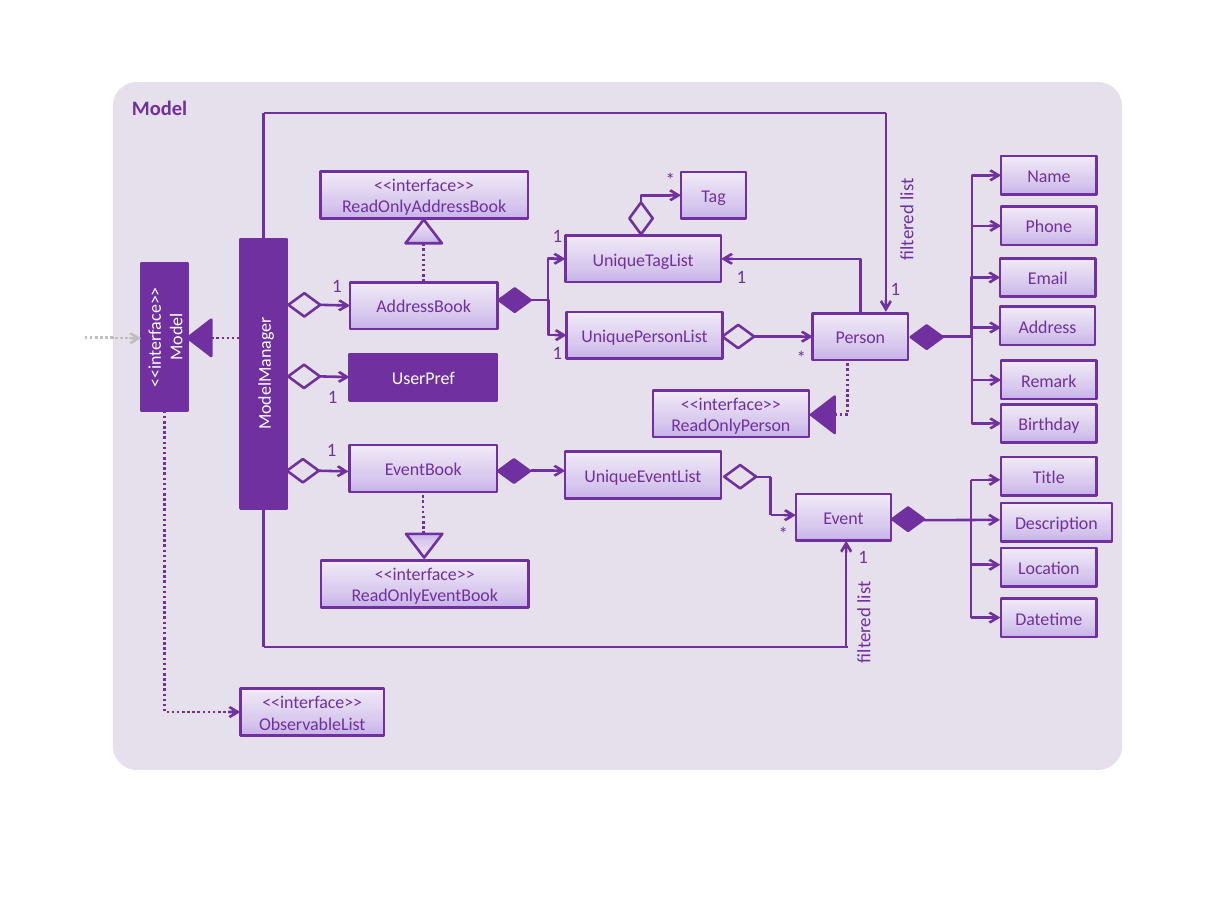
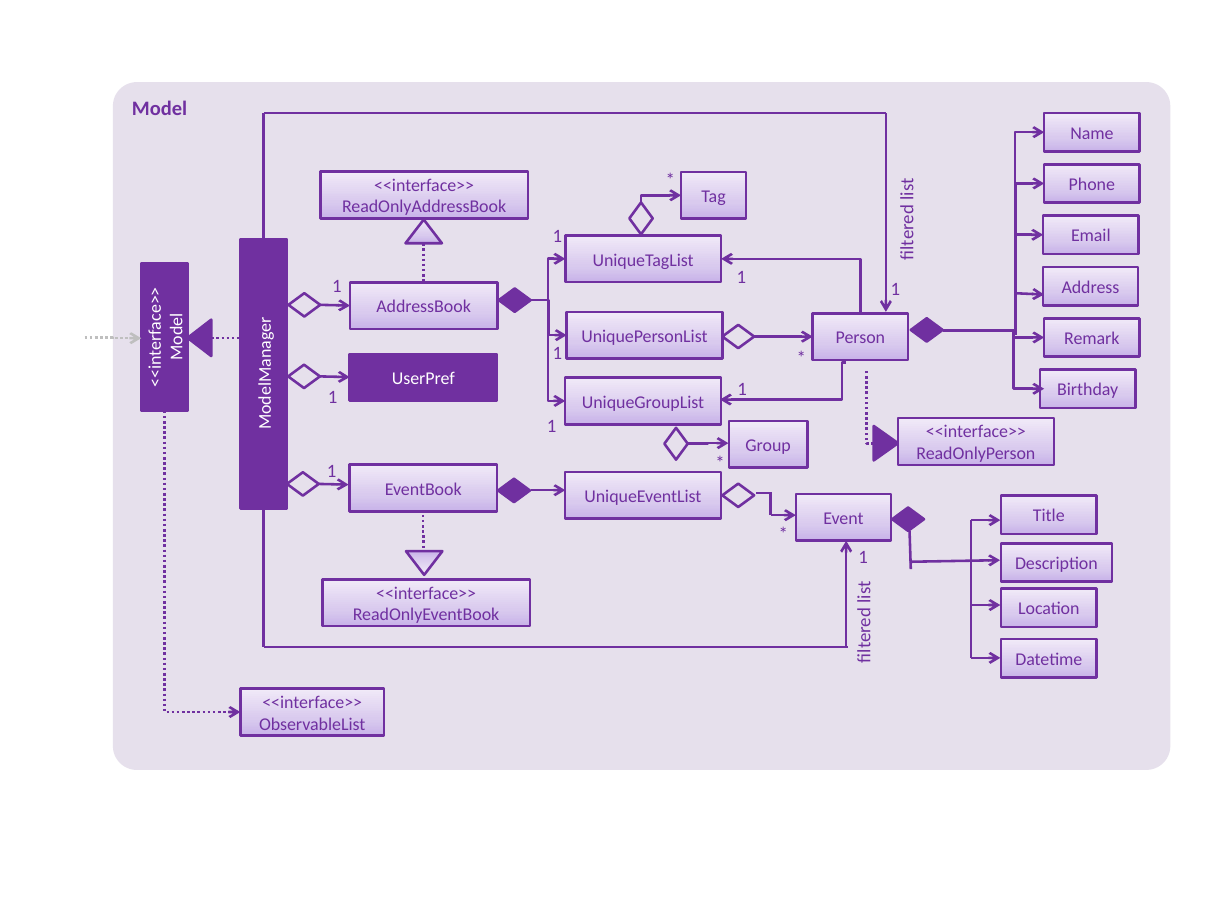
Before and after one commit to tingtx/addressbook-level4, a slide deck: slide 1 of docs/diagrams/ModelComponentClassDiagramV1-4.pptx. Drawn at 1232x924 pixels with LibreOffice and Linux fonts; fonts in the diff are those of the drawing. Boxes give left, top, right and bottom in pixels: in the first picture for what was removed or moved away, otherwise in the second. Text is boxed around its words. In the diff, an @@ line names an element or a change of style, - is before the commit and + after.

```diff
--- a/docs/diagrams/ModelComponentClassDiagramV1-4.pptx
+++ b/docs/diagrams/ModelComponentClassDiagramV1-4.pptx
@@ rounded rectangle "Model": place and size @@
-rounded rectangle "Model" at (113, 83, 1122, 770)
+rounded rectangle "Model" at (113, 83, 1170, 770)
@@ elbow arrow moved from (942, 338) - (1002, 175) to (986, 330) - (1045, 132) @@
@@ elbow arrow moved from (942, 338) - (1002, 225) to (1015, 335) - (1045, 184) @@
@@ elbow arrow moved from (941, 336) - (1000, 277) to (942, 331) - (1044, 235) @@
@@ 4 rectangles: place and size @@
-4 rectangles at (1000, 156, 1096, 399)
+4 rectangles at (1044, 113, 1140, 356)
@@ rectangle "Address": place and size @@
-rectangle "Address" at (1000, 307, 1095, 345)
+rectangle "Address" at (1042, 267, 1137, 306)
@@ arrow moved from (972, 328) - (1002, 328) to (1015, 293) - (1044, 294) @@
@@ elbow arrow added from (531, 301) to (565, 400), #7030A0 1.5 pt @@
@@ diamond: place and size @@
-diamond at (910, 325, 942, 349)
+diamond at (910, 318, 942, 341)
@@ elbow arrow moved from (942, 338) - (1002, 379) to (942, 330) - (1045, 338) @@
@@ elbow arrow moved from (942, 338) - (1002, 424) to (942, 330) - (1045, 389) @@
@@ rectangle added at (565, 378, 722, 425), fill gradient #C9B5E8 to #D8CBEE to #F0EAF9, outline #7030A0 1.5 pt, 10.5 pt, text #7030A0 @@
+UniqueGroupList
@@ elbow arrow added from (845, 362) to (719, 399), #7030A0 1.5 pt @@
@@ text added at (737, 383, 747, 400), 11 pt, text #7030A0 @@
+1
@@ elbow line moved from (835, 415) - (848, 359) to (873, 444) - (866, 368) @@
@@ rectangle "Birthday": place and size @@
-rectangle "Birthday" at (1002, 404, 1096, 442)
+rectangle "Birthday" at (1040, 370, 1135, 408)
@@ rectangle "<<interface>> ReadOnlyPerson": place and size @@
-rectangle "<<interface>> ReadOnlyPerson" at (653, 391, 809, 437)
+rectangle "<<interface>> ReadOnlyPerson" at (898, 418, 1055, 464)
@@ text added at (547, 420, 557, 432), 11 pt, text #7030A0 @@
+1
@@ diamond added at (665, 428, 688, 460), outline #7030A0 1.5 pt @@
@@ elbow arrow added from (687, 444) to (728, 444), #7030A0 1.5 pt @@
@@ rectangle added at (729, 421, 808, 468), fill gradient #C9B5E8 to #D8CBEE to #F0EAF9, outline #7030A0 1.5 pt, 10.5 pt, text #7030A0 @@
+Group
@@ triangle: place and size @@
-triangle at (811, 396, 835, 433)
+triangle at (873, 426, 898, 461)
@@ triangle at (873, 426, 898, 461): mirrored @@
@@ diamond: place and size @@
-diamond at (287, 460, 319, 483)
+diamond at (287, 472, 319, 495)
@@ text added at (707, 451, 733, 476), 11 pt, text #7030A0 @@
+*
@@ arrow moved from (319, 471) - (349, 472) to (319, 484) - (349, 484) @@
@@ 3 rectangles, 2 diamonds, 1 text, 1 triangle, 1 elbow line, 1 arrow: place and size @@
-3 rectangles, 2 diamonds, 1 text, 1 triangle, 1 elbow line, 1 arrow at (322, 444, 756, 607)
+3 rectangles, 2 diamonds, 1 text, 1 triangle, 1 elbow line, 1 arrow at (323, 464, 754, 626)
@@ line moved from (756, 477) - (771, 477) to (756, 493) - (771, 493) @@
@@ line moved from (771, 515) - (771, 477) to (771, 515) - (771, 492) @@
@@ line added from (910, 569) to (909, 531), #7030A0 1.5 pt @@
@@ arrow moved from (924, 520) - (1000, 520) to (909, 562) - (1000, 561) @@
@@ 4 rectangles, 3 arrows, 1 line: place and size @@
-4 rectangles, 3 arrows, 1 line at (971, 457, 1112, 637)
+4 rectangles, 3 arrows, 1 line at (971, 495, 1112, 678)
```
Also in this commit, not shown: 3 other files.
